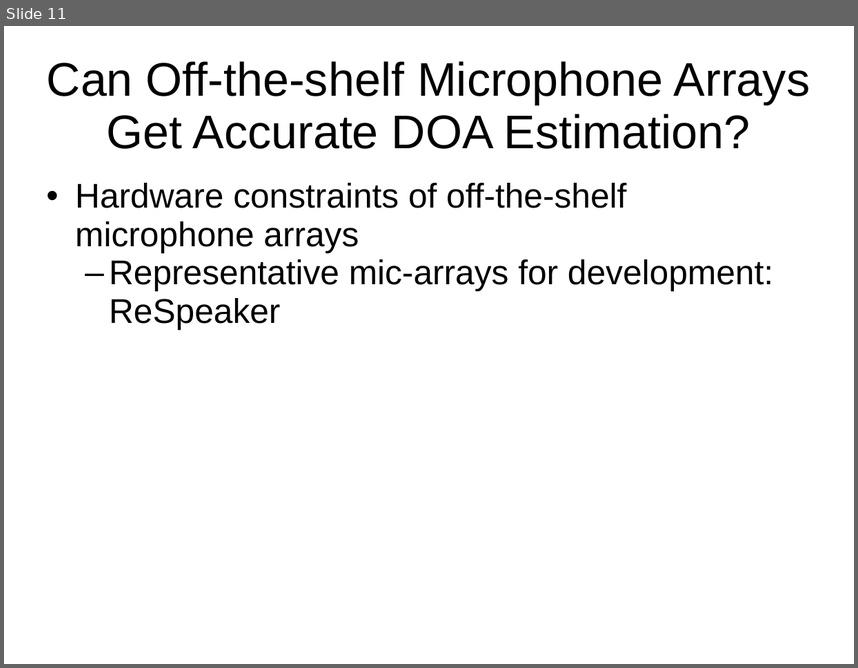
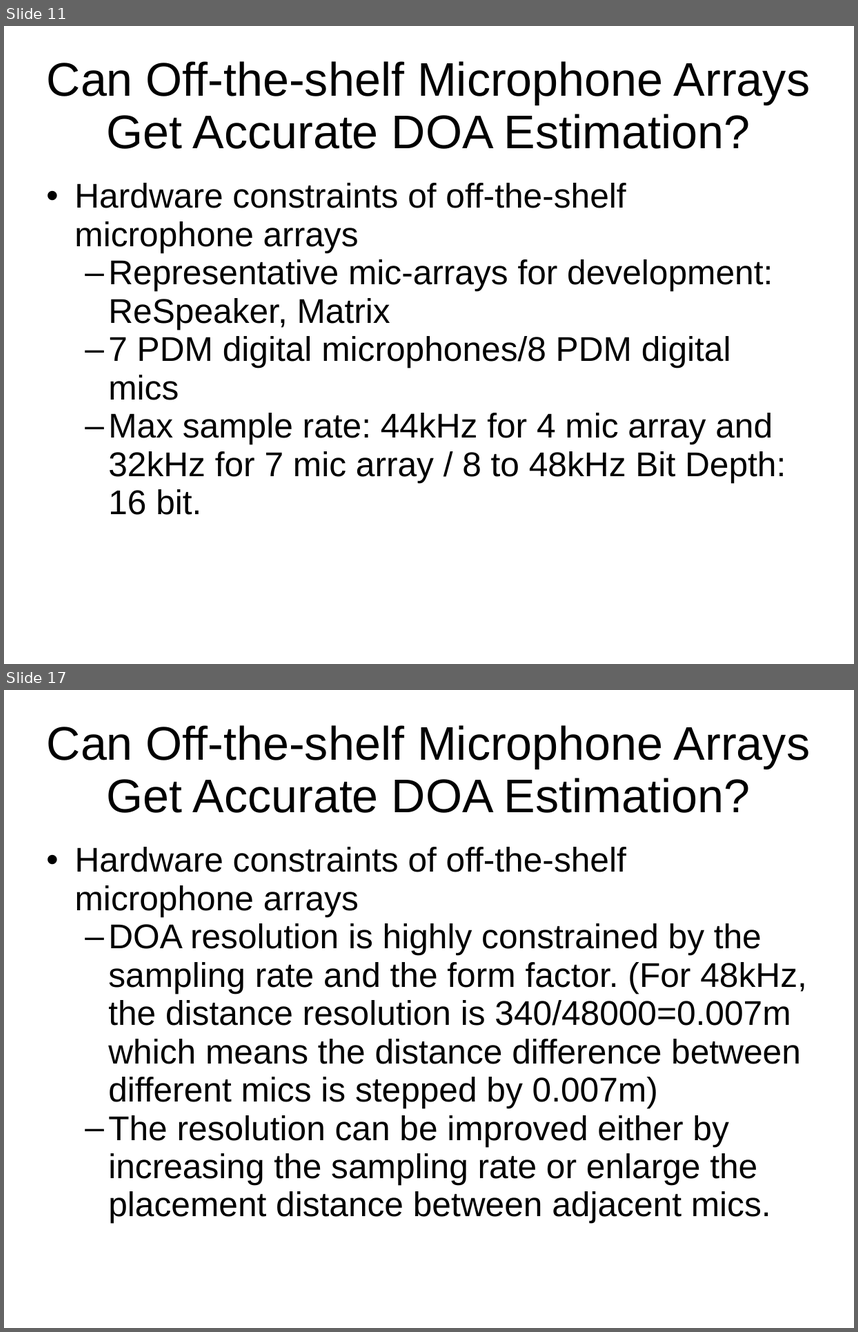
Before and after one commit to HSID/Ubuntu-Desktop, a slide deck: Enhanced-Smart-Home-Assistant.ppt. Shown one above the other, each under a label of ours: slide 11 before the commit, slides 11 and 17 after it; the slides between them are not shown. The pictures are 858x668 and 858x1332 pixels, drawn with LibreOffice and Linux fonts; fonts in the diff are those of the drawing. Boxes give left, top, right and bottom in pixels: in the first picture for what was removed or moved away, otherwise in the second. Text is boxed around its words. In the diff, an @@ line names an element or a change of style, - is before the commit and + after.

Commit message:
Update Tasks, ESHA, KnowledgeBin. Add Understanding_PDM_Digital_Audio

```diff
--- a/Enhanced-Smart-Home-Assistant.ppt
+++ b/Enhanced-Smart-Home-Assistant.ppt
@@ slide 17 added at [4,690,854,1328], background #FFFFFF @@
@@ title added at [47,725,810,813], 44 pt, text #000000 @@
+Can Off-the-shelf Microphone Arrays Get Accurate DOA Estimation?
@@ subtitle added at [75,847,807,1223], 32 pt, text #000000 @@
+• Hardware constraints of off-the-shelf microphone arrays
+  – DOA resolution is highly constrained by the sampling rate and the form factor. (For 48kHz, the distance resolution is 340/48000=0.007m which means the distance difference between different mics is stepped by 0.007m)
+  – The resolution can be improved either by increasing the sampling rate or enlarge the placement distance between adjacent mics.
@@ slide 11 changed as well @@
@@ subtitle at [108,259,786,515]: text changed @@
-  – Representative mic-arrays for development: ReSpeaker
+  – Representative mic-arrays for development: ReSpeaker, Matrix
+  – 7 PDM digital microphones/8 PDM digital mics
+  – Max sample rate: 44kHz for 4 mic array and 32kHz for 7 mic array / 8 to 48kHz Bit Depth: 16 bit.
```
Also in this commit, not shown: 16 other slides changed, 7 other slides added, 3 other files.
